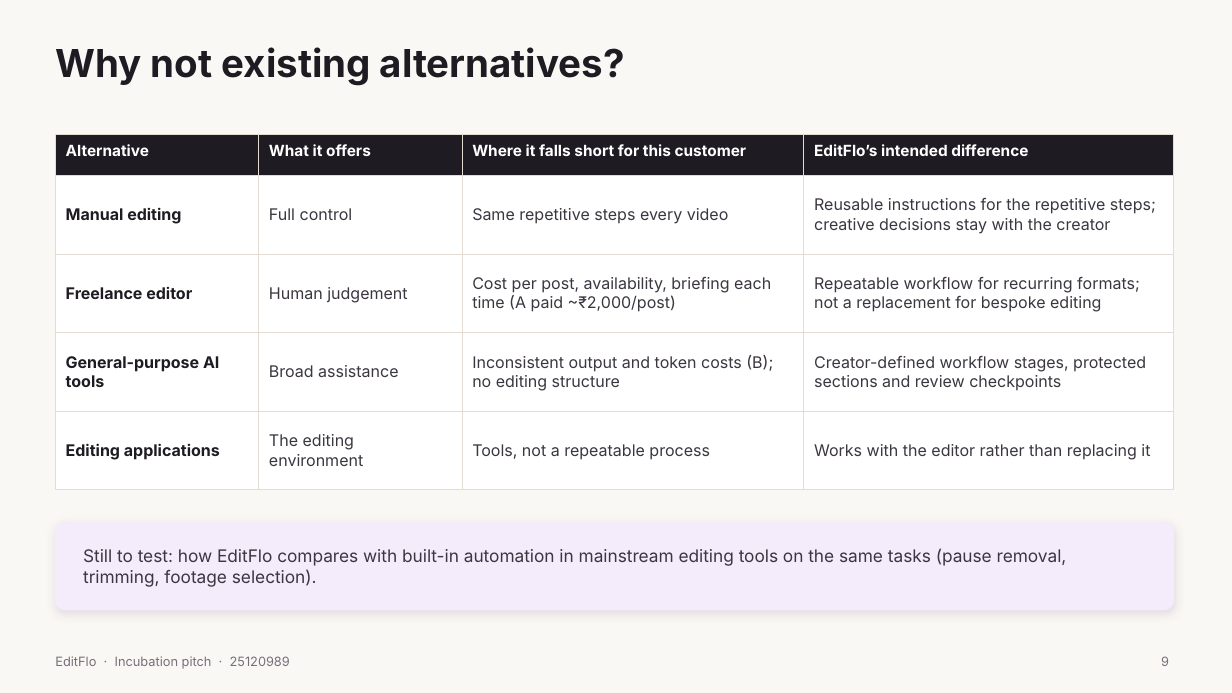
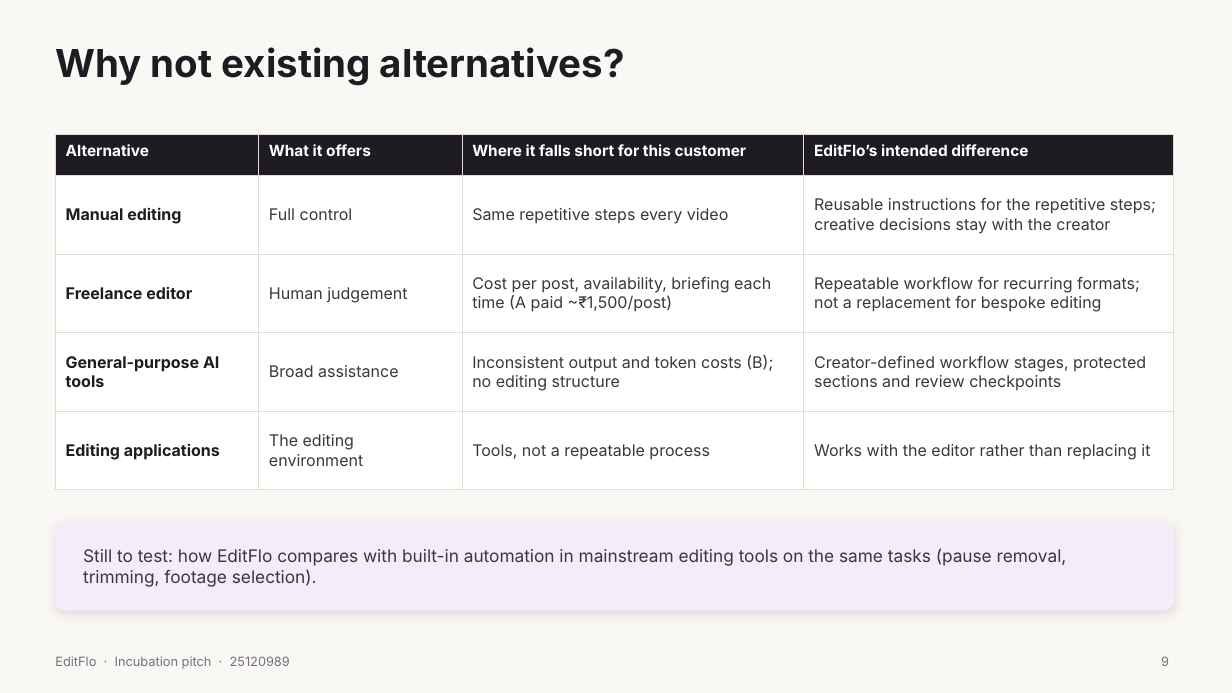
Before and after one commit to senkugen66-cmyk/youtube-content-help, a slide deck: slide 9 of editflo-submission/build/deck/deck.pptx. Drawn at 1232x693 pixels with LibreOffice and Linux fonts; fonts in the diff are those of the drawing. Boxes give left, top, right and bottom in pixels: in the first picture for what was removed or moved away, otherwise in the second. Text is boxed around its words. In the diff, an @@ line names an element or a change of style, - is before the commit and + after.

```diff
--- a/editflo-submission/build/deck/deck.pptx
+++ b/editflo-submission/build/deck/deck.pptx
@@ table at (x1=55, y1=134, x2=1174, y2=470) @@
-row 3, column 3: Cost per post, availability, briefing each time (A paid ~₹2,000/post)
+row 3, column 3: Cost per post, availability, briefing each time (A paid ~₹1,500/post)
```
Also in this commit, not shown: 1 other slide changed, 10 other files.
